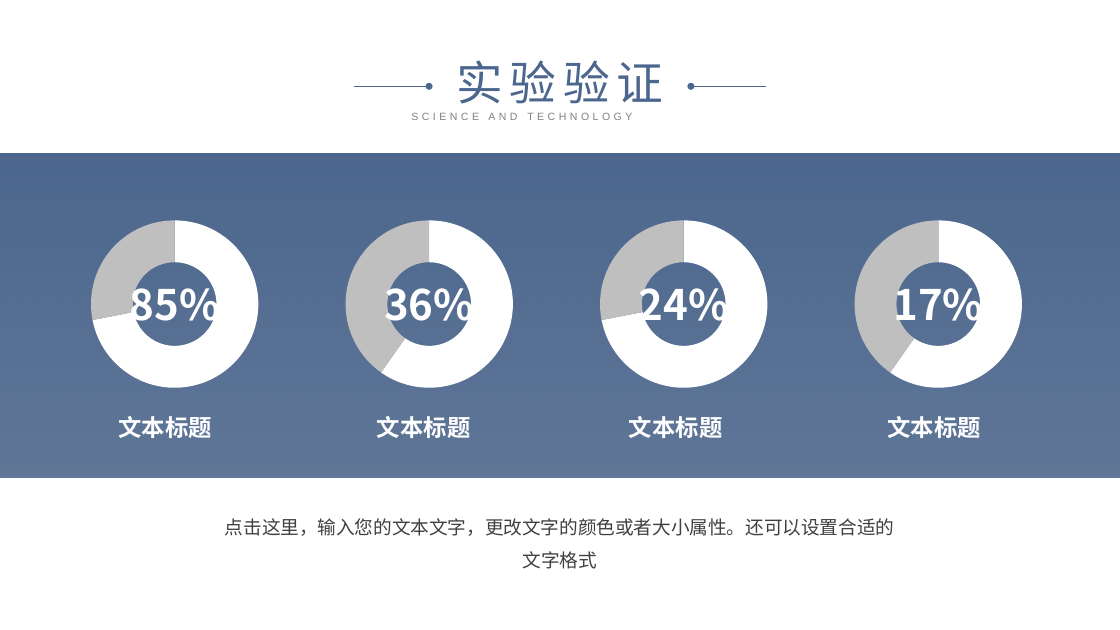
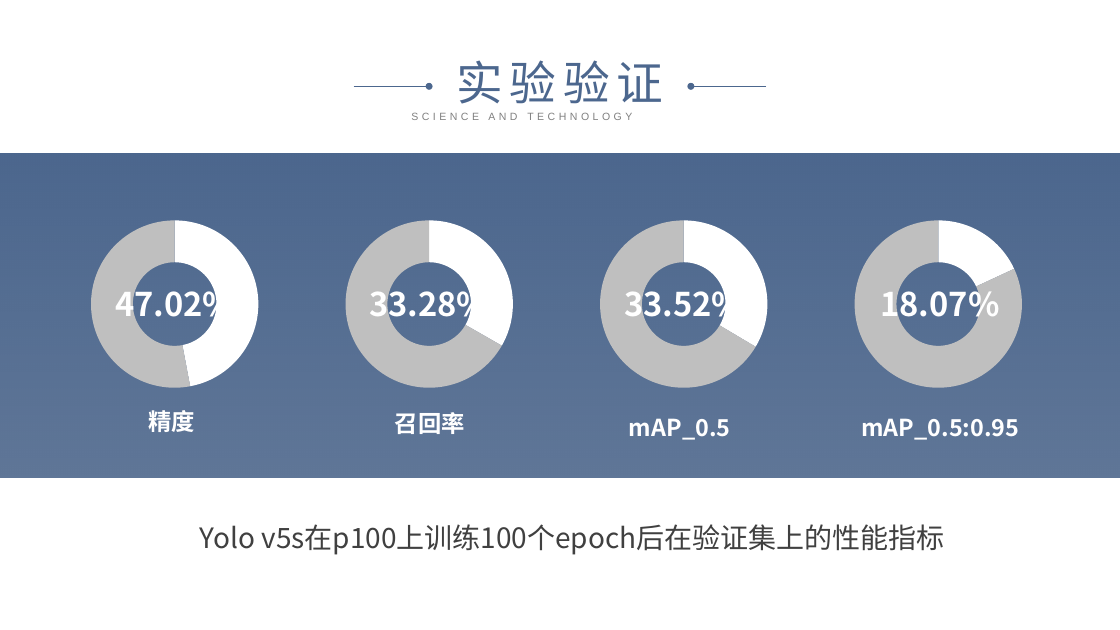
Before and after one commit to cyicz123/graduation-project, a slide deck: slide 13 of 中期检查答辩.pptx (slide 16 before the commit). Drawn at 1120x630 pixels with LibreOffice and Linux fonts; fonts in the diff are those of the drawing; grey boxes stand for pictures. Boxes give left, top, right and bottom in pixels: in the first picture for what was removed or moved away, otherwise in the second. Text is boxed around its words. In the diff, an @@ line names an element or a change of style, - is before the commit and + after.

```diff
--- a/中期检查答辩.pptx
+++ b/中期检查答辩.pptx
@@ doughnut chart at [32, 209, 318, 400] @@
@@ Series 1, 1: 72 to 47 @@
@@ Series 1, 2: 28 to 53 @@
@@ hole size changed @@
@@ doughnut chart at [287, 209, 572, 400] @@
@@ Series 1, 1: 60 to 33 @@
@@ Series 1, 2: 40 to 67 @@
@@ hole size changed @@
@@ doughnut chart at [541, 209, 827, 400] @@
@@ Series 1, 1: 72 to 34 @@
@@ Series 1, 2: 28 to 66 @@
@@ hole size changed @@
@@ doughnut chart at [796, 209, 1081, 400] @@
@@ Series 1, 1: 60 to 18 @@
@@ Series 1, 2: 40 to 82 @@
@@ hole size changed @@
@@ text at [115, 283, 234, 325]: text changed; size 36 to 28 pt @@
-85%
+47.02%
@@ text at [369, 283, 488, 325]: text changed; size 36 to 28 pt @@
-36%
+33.28%
@@ text at [624, 283, 743, 325]: text changed; size 36 to 28 pt @@
-24%
+33.52%
@@ text at [880, 283, 999, 325]: text changed; size 36 to 28 pt @@
-17%
+18.07%
@@ text at [148, 410, 195, 432]: text changed @@
-文本标题
+精度
@@ text at [395, 412, 465, 434]: text changed @@
-文本标题
+召回率
@@ text at [629, 418, 730, 440]: text changed @@
-文本标题
+mAP_0.5
@@ text at [861, 418, 1019, 440]: text changed @@
-文本标题
+mAP_0.5:0.95
@@ text at [200, 524, 944, 555]: text changed; size 16 to 24 pt @@
-点击这里，输入您的文本文字，更改文字的颜色或者大小属性。还可以设置合适的文字格式
+Yolo v5s在p100上训练100个epoch后在验证集上的性能指标
```
Also in this commit, not shown: 10 other slides changed, 9 slides added, 14 slides removed, 4 other files.
